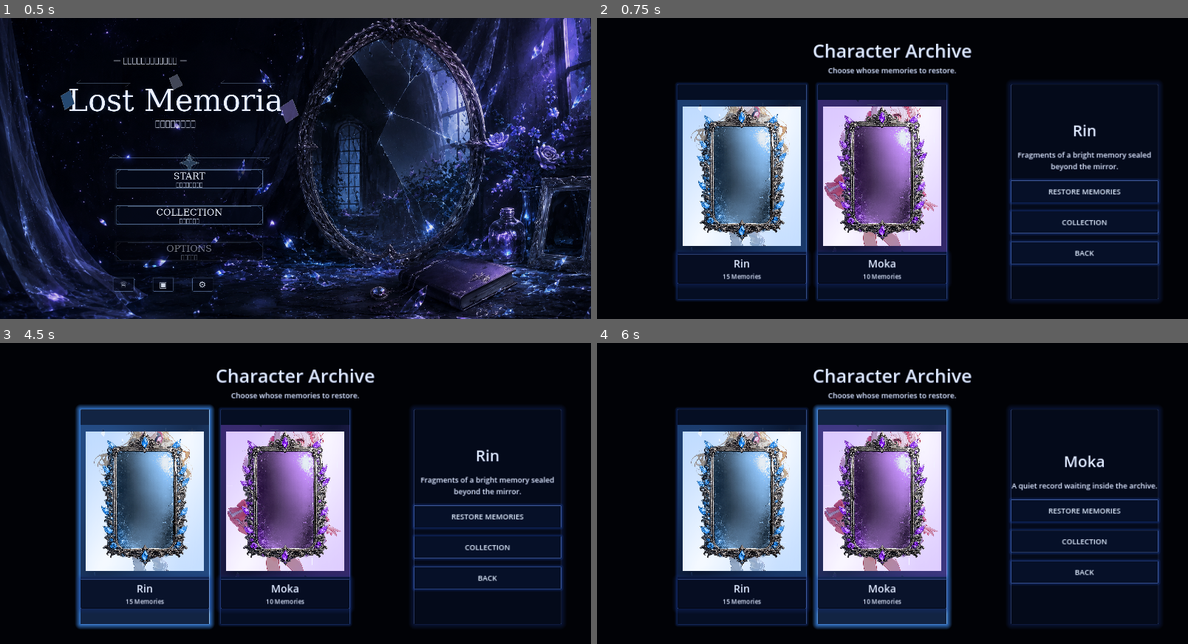
Above: before the commit, frames 1-4 (two rows, left to right).
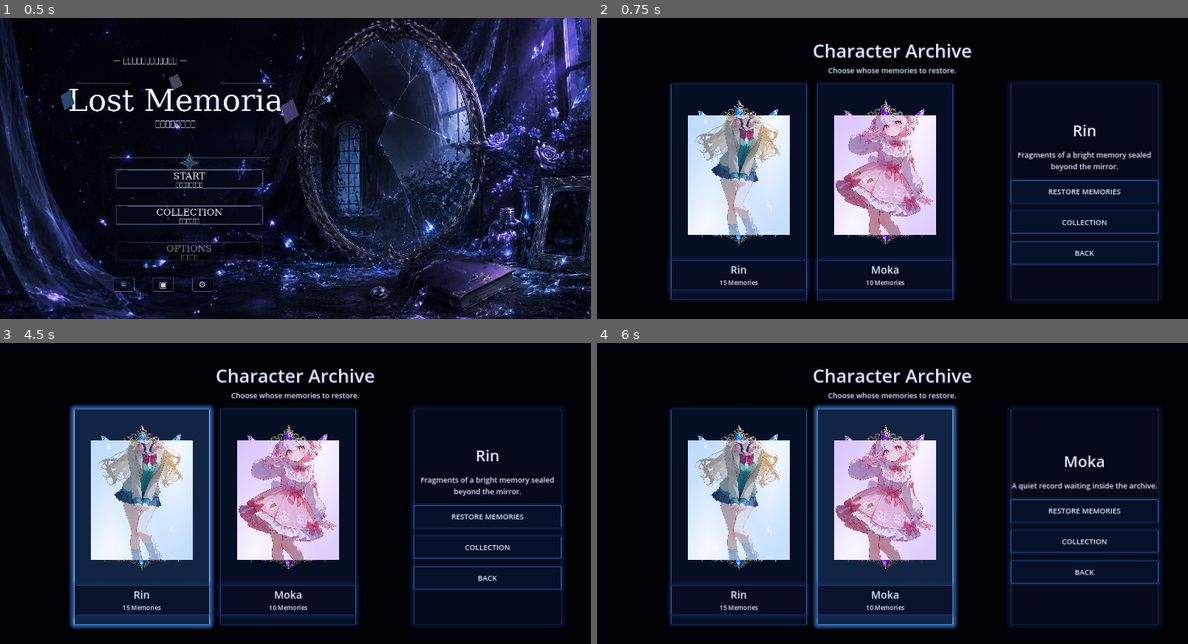
Above: after the commit, the same moments.

Repository: uzupiyo/Lost-Memoria
Game: Godot game, scene res://scenes/title/title.tscn
The game is run twice, just before and just after one commit, with the same random seed, the same clock (stepped at 60 frames per second) and the same inputs.
Inputs (mouse positions are in pixels of both pictures, inside the frame that each line leads up to):
- Up to frame 1 (0.5 s): no input
- Up to frame 2 (0.75 s): click (786, 177) at 0.5 s
- Up to frame 3 (4.5 s): click "RESTORE MEMORIES" at 1.25 s; click "BACK TO CHARACTER SELECT" at 2 s; click "BACK" at 2.75 s; click (189, 502) at 3.5 s; click (147, 517) at 4.27 s
- Up to frame 4 (6 s): click (738, 517) at 5.02 s; click (880, 517) at 5.77 s

Frame 1 is identical in both runs. In frame 2, 21% of the frame differs, in the area x 12-61%, y 21-95%; in frame 3, 22%; in frame 4, 22%, in the area x 12-62%, y 20-96%.

Commit message:
Make character mirror frame larger and reorder portrait layers

Diff:
--- a/scripts/character_select.gd
+++ b/scripts/character_select.gd
@@ -29,7 +29,7 @@
 func _create_character_card(character_id: String) -> Button:
 	var data: Dictionary = GameState.get_character_data(character_id)
 	var button: Button = Button.new()
-	button.custom_minimum_size = Vector2(420, 620)
+	button.custom_minimum_size = Vector2(440, 650)
 	button.focus_mode = Control.FOCUS_NONE
 	button.text = ""
 	button.pressed.connect(_on_character_card_pressed.bind(character_id))
@@ -42,29 +42,9 @@
 	button.add_child(root)
 
 	var card_stack: Control = Control.new()
-	card_stack.custom_minimum_size = Vector2(410, 495)
+	card_stack.custom_minimum_size = Vector2(430, 535)
 	card_stack.mouse_filter = Control.MOUSE_FILTER_IGNORE
 	root.add_child(card_stack)
-
-	var portrait: TextureRect = TextureRect.new()
-	portrait.mouse_filter = Control.MOUSE_FILTER_IGNORE
-	portrait.set_anchors_preset(Control.PRESET_FULL_RECT)
-	portrait.offset_left = 18.0
-	portrait.offset_top = 22.0
-	portrait.offset_right = -18.0
-	portrait.offset_bottom = -18.0
-	portrait.expand_mode = TextureRect.EXPAND_IGNORE_SIZE
-	portrait.stretch_mode = TextureRect.STRETCH_KEEP_ASPECT_COVERED
-	portrait.texture = _load_character_texture(character_id, "portrait")
-	card_stack.add_child(portrait)
-
-	var effect: TextureRect = TextureRect.new()
-	effect.mouse_filter = Control.MOUSE_FILTER_IGNORE
-	effect.set_anchors_preset(Control.PRESET_FULL_RECT)
-	effect.expand_mode = TextureRect.EXPAND_IGNORE_SIZE
-	effect.stretch_mode = TextureRect.STRETCH_KEEP_ASPECT_COVERED
-	effect.texture = _load_character_texture(character_id, "effect")
-	card_stack.add_child(effect)
 
 	var frame: TextureRect = TextureRect.new()
 	frame.mouse_filter = Control.MOUSE_FILTER_IGNORE
@@ -74,9 +54,33 @@
 	frame.texture = _load_character_texture(character_id, "frame")
 	card_stack.add_child(frame)
 
+	var portrait: TextureRect = TextureRect.new()
+	portrait.mouse_filter = Control.MOUSE_FILTER_IGNORE
+	portrait.set_anchors_preset(Control.PRESET_FULL_RECT)
+	portrait.offset_left = 54.0
+	portrait.offset_top = 72.0
+	portrait.offset_right = -54.0
+	portrait.offset_bottom = -76.0
+	portrait.expand_mode = TextureRect.EXPAND_IGNORE_SIZE
+	portrait.stretch_mode = TextureRect.STRETCH_KEEP_ASPECT_COVERED
+	portrait.texture = _load_character_texture(character_id, "portrait")
+	card_stack.add_child(portrait)
+
+	var effect: TextureRect = TextureRect.new()
+	effect.mouse_filter = Control.MOUSE_FILTER_IGNORE
+	effect.set_anchors_preset(Control.PRESET_FULL_RECT)
+	effect.offset_left = 54.0
+	effect.offset_top = 72.0
+	effect.offset_right = -54.0
+	effect.offset_bottom = -76.0
+	effect.expand_mode = TextureRect.EXPAND_IGNORE_SIZE
+	effect.stretch_mode = TextureRect.STRETCH_KEEP_ASPECT_COVERED
+	effect.texture = _load_character_texture(character_id, "effect")
+	card_stack.add_child(effect)
+
 	var info_box: PanelContainer = PanelContainer.new()
 	info_box.mouse_filter = Control.MOUSE_FILTER_IGNORE
-	info_box.custom_minimum_size = Vector2(410, 96)
+	info_box.custom_minimum_size = Vector2(430, 96)
 	root.add_child(info_box)
 
 	var info_inner: VBoxContainer = VBoxContainer.new()
